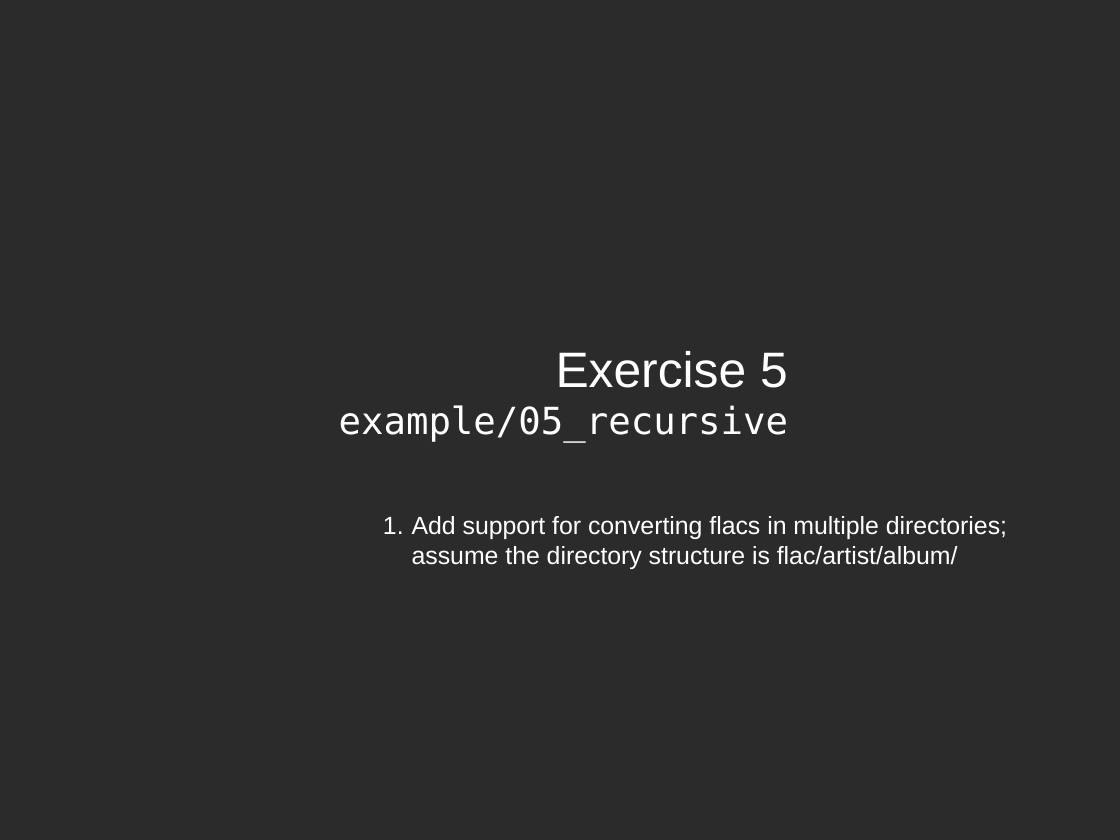
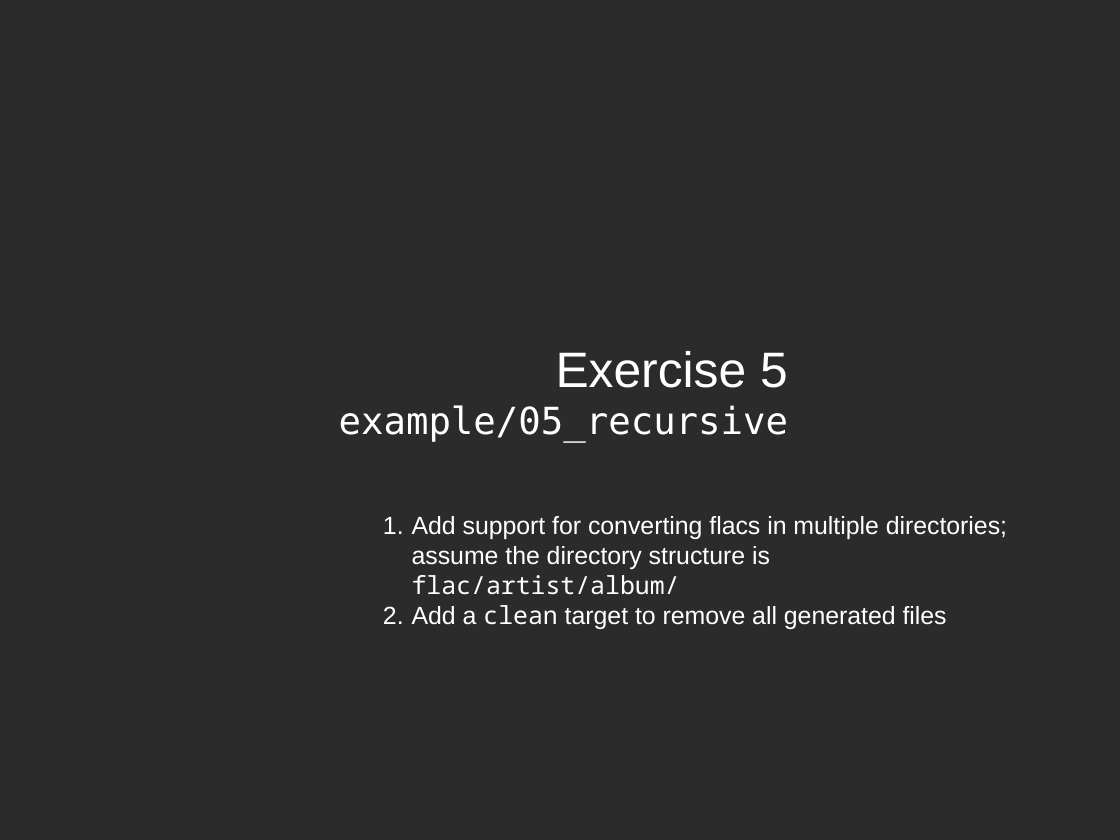
Before and after one commit to fsundermeyer/GNU_make_workshop, a slide deck: slide 44 of Presentation_GNU_make_workshop.odp. Drawn at 1120x840 pixels with LibreOffice and Linux fonts; fonts in the diff are those of the drawing; background and template pictures are left out; a plain dark background stands for a picture behind light text. Boxes give left, top, right and bottom in pixels: in the first picture for what was removed or moved away, otherwise in the second. Text is boxed around its words. In the diff, an @@ line names an element or a change of style, - is before the commit and + after.

Commit message:
Added more instruction detailos for Examples

```diff
--- a/Presentation_GNU_make_workshop.odp
+++ b/Presentation_GNU_make_workshop.odp
@@ text at box(412, 516, 1007, 595): font Arial to Noto Sans Mono in "flac/artist/album/" @@
@@ text at box(412, 605, 947, 629): paragraph added @@
+2. Add a clean target to remove all generated files
```
Also in this commit, not shown: 8 other slides changed.
